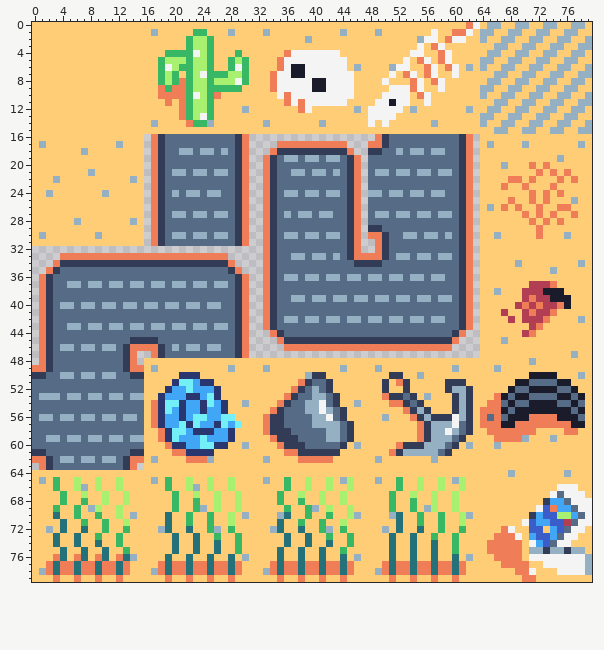
A sprite sheet gets an edit: bubble-i-zation/assets/tiles/BasicTileset.png. The picture above is the old version.
The file is 80x80 pixels.
The same view after the edit:
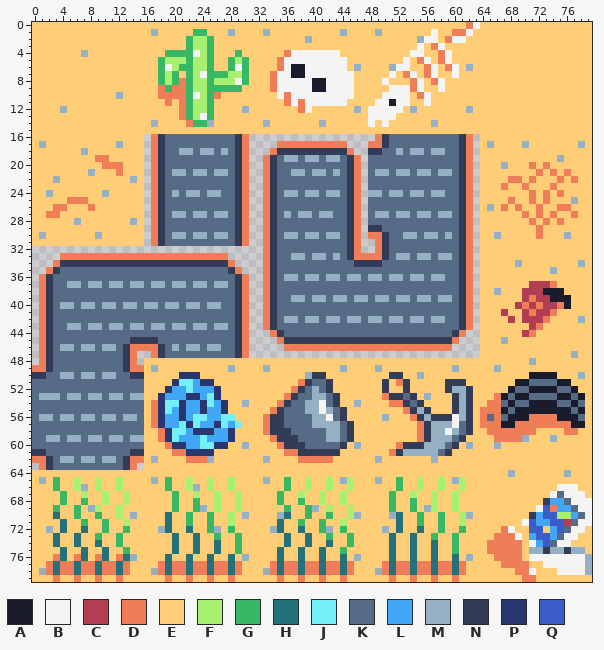
Palette (. is transparent): A #1a1c2c  B #f4f4f4  C #b13e53  D #ef7d57  E #ffcd75  F #a7f070  G #38b764  H #257179  J #73eff7  K #566c86  L #41a6f6  M #94b0c2  N #333c57  P #29366f  Q #3b5dc9
Edits made:
Colour E becomes colour D in row 19 at x 9 to 10; in row 20 at x 10 to 12; in row 21 at x 12; in row 25 at x 5 to 7; in row 26 at x 3 to 4 and 8; in row 27 at x 2 to 3.
Colour M becomes colour E in row 0 at x 65 to 66, 69 to 70, 73 to 74 and 77 to 78; in row 1 at x 64 to 65, 68 to 69, 72 to 73 and 76 to 77; in row 2 at x 64, 67 to 68, 71 to 72, 75 to 76 and 79; in row 3 at x 66 to 67, 70 to 71, 74 to 75 and 78 to 79; in row 4 at x 65 to 66, 69 to 70, 73 to 74 and 77 to 78; in row 5 at x 64 to 65, 68 to 69, 72 to 73 and 76 to 77.
Colour M becomes colour E in row 6 at x 64, 67 to 68, 71 to 72, 75 to 76 and 79; in row 7 at x 66 to 67, 70 to 71, 74 to 75 and 78 to 79; in row 8 at x 65 to 66, 69 to 70, 73 to 74 and 77 to 78; in row 9 at x 64 to 65, 68 to 69, 72 to 73 and 76 to 77; in row 10 at x 64, 67 to 68, 71 to 72, 75 to 76 and 79; in row 11 at x 66 to 67, 70 to 71, 74 to 75 and 78 to 79.
Colour M becomes colour E in row 12 at x 65 to 66, 69 to 70, 73 to 74 and 77 to 78; in row 13 at x 64 to 65, 68 to 69, 72 to 73 and 76 to 77; in row 14 at x 64, 67 to 68, 71 to 72, 75 to 76 and 79; in row 15 at x 66 to 67, 70 to 71, 74 to 75 and 78 to 79.
Colour E becomes colour M in row 4 at x 7; in row 10 at x 12; in row 12 at x 4.
Pixel boxes of the changes (left, top, right, bottom) in both pictures:
changed: (480, 22, 592, 134)
changed: (81, 50, 88, 57)
changed: (116, 92, 123, 99)
changed: (60, 106, 67, 113)
changed: (95, 155, 123, 176)
changed: (46, 197, 95, 218)
